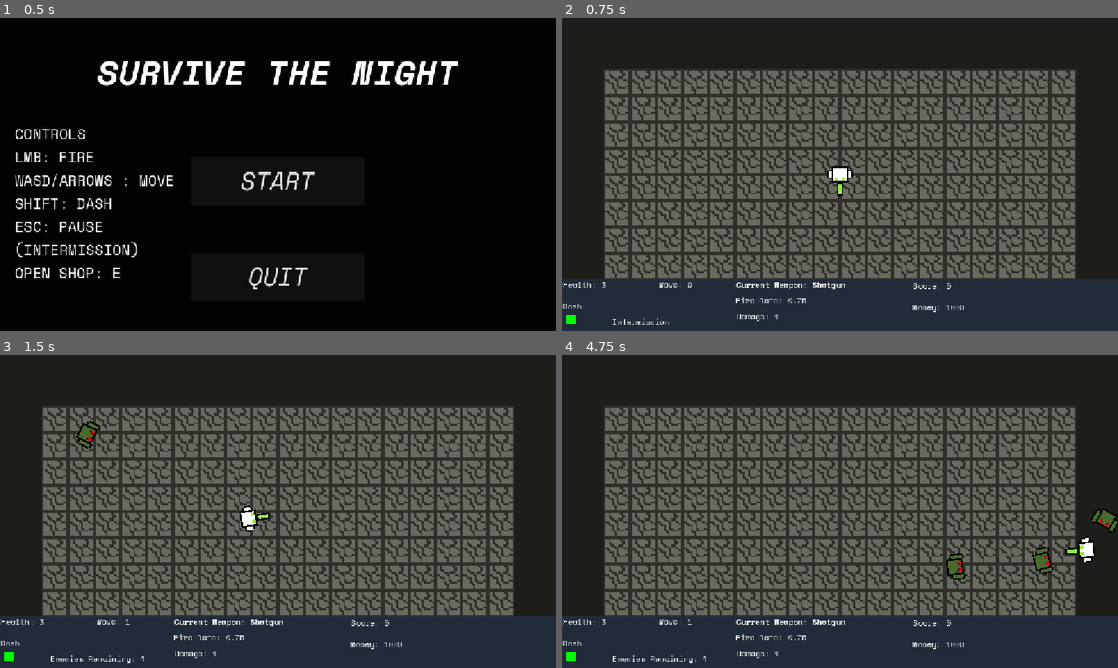
Above: before the commit, frames 1-4 (two rows, left to right).
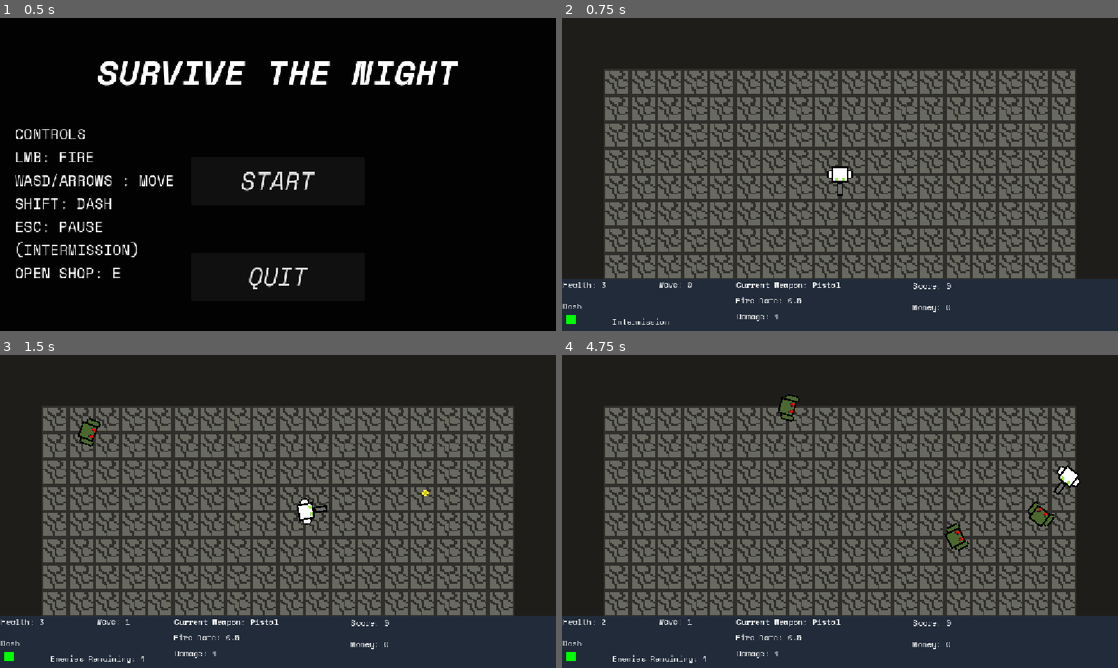
Above: after the commit, the same moments.

Repository: joseph-8220/CSCI4439PROJECT
Game: Godot game, scene res://scenes/area.tscn
Same seed, same stepped clock (60 frames per second), same inputs: the game is played once before the commit and once after it. Sound files missing from this copy of the repository are replaced by a short silence.
Inputs (mouse positions are in pixels of both pictures, inside the frame that each line leads up to):
- Up to frame 1 (0.5 s): no input
- Up to frame 2 (0.75 s): click "START" at 0.5 s
- Up to frame 3 (1.5 s): tap Enter (ui_accept) at 1.25 s; move the mouse to (400, 495) at 1.27 s; press the mouse at (400, 495) at 1.28 s; hold D (right) from 1.28 s (still down)
- Up to frame 4 (4.75 s): tap E (shop) at 1.52, 2.27, 3.77, 4.52 s; move the mouse to (728, 527) at 2.02 s; release D (right) at 2.03 s; release the mouse at (728, 527) at 2.03 s; hold S (down) 2.03-2.78 s; click (728, 527) at 2.1 s; move the mouse to (895, 442) at 2.77 s; hold D (right) 2.78-3.53 s; hold Shift (shift) 2.78-3.53 s; click (895, 442) at 3.05 s; move the mouse to (812, 574) at 3.52 s; hold W (up) 3.53-4.28 s; click (812, 574) at 3.6 s; move the mouse to (1006, 558) at 4.27 s; press the mouse at (1006, 558) at 4.28 s; hold A (left) from 4.28 s (still down)

Frame 1 is identical in both runs. In frame 2, 0.1% of the frame differs, in the area x 42-73%, y 53-94%; in frame 3, 0.8%; in frame 4, 2.0%, in the area x 7-100%, y 12-94%.

Commit message:
FINAL

Diff:
--- a/project.godot
+++ b/project.godot
@@ -83,3 +83,4 @@
 
 textures/canvas_textures/default_texture_filter=0
 rendering_device/driver.windows="d3d12"
+textures/vram_compression/import_etc2_astc=true
--- a/scenes/UI-pieces/pausemenu.tscn
+++ b/scenes/UI-pieces/pausemenu.tscn
@@ -69,7 +69,7 @@
 &"obfus": SubResource("Animation_eptsf")
 }
 
-[node name="pausemenu" type="Control" unique_id=2009030280]
+[node name="pausemenu" type="Control" unique_id=2009030280 groups=["win"]]
 process_mode = 3
 z_index = 5
 layout_mode = 3
--- /dev/null
+++ b/scenes/UI-pieces/winscreen.tscn
@@ -0,0 +1,119 @@
+[gd_scene format=3 uid="uid://bt8g1efma32b1"]
+
+[ext_resource type="Script" uid="uid://dq3lxgv1mq763" path="res://scripts/ui/winscreen.gd" id="1_s1hq8"]
+[ext_resource type="FontFile" uid="uid://buku1y8i73ps2" path="res://Space_Mono/SpaceMono-Regular.ttf" id="2_vxq1x"]
+[ext_resource type="FontFile" uid="uid://bf2mddpxyt30x" path="res://Space_Mono/SpaceMono-BoldItalic.ttf" id="3_u0rxk"]
+[ext_resource type="FontFile" uid="uid://c8yu5qgoffkfw" path="res://Space_Mono/SpaceMono-Bold.ttf" id="4_vxq1x"]
+
+[node name="winscreen" type="Control" unique_id=862076912]
+layout_mode = 3
+anchors_preset = 0
+offset_left = -20.0
+offset_top = -20.0
+offset_right = 20.0
+offset_bottom = 20.0
+script = ExtResource("1_s1hq8")
+
+[node name="ColorRect" type="ColorRect" parent="." unique_id=1883608248]
+layout_mode = 1
+anchors_preset = 8
+anchor_left = 0.5
+anchor_top = 0.5
+anchor_right = 0.5
+anchor_bottom = 0.5
+offset_left = -578.0
+offset_top = -324.0
+offset_right = 578.0
+offset_bottom = 324.0
+grow_horizontal = 2
+grow_vertical = 2
+color = Color(0, 0.61960787, 0, 0.40784314)
+
+[node name="PanelContainer" type="PanelContainer" parent="." unique_id=772090383]
+layout_mode = 1
+anchors_preset = 8
+anchor_left = 0.5
+anchor_top = 0.5
+anchor_right = 0.5
+anchor_bottom = 0.5
+offset_left = -171.0
+offset_top = 41.0
+offset_right = 171.0
+offset_bottom = 146.0
+grow_horizontal = 2
+grow_vertical = 2
+
+[node name="VBoxContainer" type="VBoxContainer" parent="PanelContainer" unique_id=501733940]
+layout_mode = 2
+
+[node name="ContinueButton" type="Button" parent="PanelContainer/VBoxContainer" unique_id=1854590829]
+layout_mode = 2
+theme_override_fonts/font = ExtResource("2_vxq1x")
+text = "CONTINUE IN ENDLESS MODE"
+
+[node name="RestartButton" type="Button" parent="PanelContainer/VBoxContainer" unique_id=1637785527]
+layout_mode = 2
+theme_override_fonts/font = ExtResource("2_vxq1x")
+text = "RESTART"
+
+[node name="QuitButton" type="Button" parent="PanelContainer/VBoxContainer" unique_id=464631054]
+layout_mode = 2
+theme_override_fonts/font = ExtResource("2_vxq1x")
+text = "QUIT"
+
+[node name="ColorRect2" type="ColorRect" parent="." unique_id=1509550069]
+layout_mode = 0
+offset_left = -198.0
+offset_top = -265.0
+offset_right = 234.0
+offset_bottom = -135.0
+color = Color(0, 0, 0, 0.40784314)
+
+[node name="ColorRect3" type="ColorRect" parent="." unique_id=511763991]
+layout_mode = 1
+anchors_preset = 5
+anchor_left = 0.5
+anchor_right = 0.5
+offset_left = -108.5
+offset_top = -97.0
+offset_right = 108.5
+offset_bottom = 33.0
+color = Color(0, 0, 0, 0.40784314)
+
+[node name="Label" type="Label" parent="." unique_id=1981510367]
+layout_mode = 1
+anchors_preset = 5
+anchor_left = 0.5
+anchor_right = 0.5
+offset_left = -184.0
+offset_top = -259.0
+offset_right = 184.0
+offset_bottom = -147.0
+grow_horizontal = 2
+theme_override_fonts/font = ExtResource("3_u0rxk")
+theme_override_font_sizes/font_size = 75
+text = "YOU WIN!"
+horizontal_alignment = 1
+
+[node name="StatLabel" type="Label" parent="." unique_id=2005818218]
+layout_mode = 1
+anchors_preset = 8
+anchor_left = 0.5
+anchor_top = 0.5
+anchor_right = 0.5
+anchor_bottom = 0.5
+offset_left = -108.5
+offset_top = -117.0
+offset_right = 108.5
+offset_bottom = 13.0
+grow_horizontal = 2
+grow_vertical = 2
+theme_override_fonts/font = ExtResource("4_vxq1x")
+text = "SCORE:
+WEAPON:"
+horizontal_alignment = 1
+vertical_alignment = 1
+
+[connection signal="pressed" from="PanelContainer/VBoxContainer/ContinueButton" to="." method="_on_continue_button_pressed"]
+[connection signal="pressed" from="PanelContainer/VBoxContainer/RestartButton" to="." method="_on_restart_button_pressed"]
+[connection signal="pressed" from="PanelContainer/VBoxContainer/QuitButton" to="." method="_on_quit_button_pressed"]
--- a/scenes/area.tscn
+++ b/scenes/area.tscn
@@ -10,6 +10,7 @@
 [ext_resource type="AudioStream" uid="uid://b25e6cl8gvcwr" path="res://sounds/coin.wav" id="6_ueojj"]
 [ext_resource type="AudioStream" uid="uid://0cen2hdnr1iv" path="res://sounds/blocked.wav" id="7_j4i6t"]
 [ext_resource type="AudioStream" uid="uid://dreemed3syjv0" path="res://sounds/click.wav" id="8_8pxb4"]
+[ext_resource type="PackedScene" uid="uid://bt8g1efma32b1" path="res://scenes/UI-pieces/winscreen.tscn" id="10_j4i6t"]
 
 [node name="area" type="Node2D" unique_id=2043200640 groups=["main"]]
 process_mode = 1
@@ -59,6 +60,16 @@
 stream = ExtResource("8_8pxb4")
 volume_db = -25.0
 
+[node name="winscreen" parent="CanvasLayer" unique_id=862076912 instance=ExtResource("10_j4i6t")]
+offset_left = 576.0
+offset_top = 324.0
+offset_right = 576.0
+offset_bottom = 324.0
+
+[node name="click" type="AudioStreamPlayer2D" parent="CanvasLayer/winscreen" unique_id=1014136937]
+stream = ExtResource("8_8pxb4")
+volume_db = -25.0
+
 [node name="CanvasLayer2" type="CanvasLayer" parent="." unique_id=1135224871]
 layer = 0
 
--- a/scripts/area.gd
+++ b/scripts/area.gd
@@ -24,9 +24,13 @@
 
 
 func onwaveup():
+	if wave == 8:
+		player.score += 500
+		player.money += 150
+		$CanvasLayer/winscreen.win()
 	if wave%3 == 0 and wave != 0:
 		pass
-	mobstospawn = roundi(6 * pow(1.6, wave - 1))
+	mobstospawn = roundi(6 * pow(1.40, wave - 1))
 	if spawn_time > .3:
 		spawn_time -= 0.15
 	print("spawn_time is now " , spawn_time)
--- a/scripts/character/character_weapons.gd
+++ /dev/null
@@ -1,26 +0,0 @@
-class_name characterWeapons
-extends Node2D
-
-@export var weapon_to_equip : PackedScene
-
-var current_weapon : weapon
-
-# @onready var character : player = $".."
-
-func _ready ():
-	pass
-
-func equip_weapon (weapon_scene : PackedScene):
-	if current_weapon:
-		unequip_weapon()
-	current_weapon = weapon_scene.instantiate()
-	add_child(current_weapon)
-	current_weapon.global_position = global_position
-	## current_weapon.owner_character = character
-	current_weapon._equip()
-
-func unequip_weapon ():
-	if not current_weapon:
-		return
-	current_weapon._unequip()
-	current_weapon.queue_free()
--- a/scripts/character/player.gd
+++ b/scripts/character/player.gd
@@ -9,10 +9,10 @@
 @export var friction_coeff : float = 8
 @export var playerhealth : int = 3
 @export var maxhealth: int = 3
-@export var money : int = 1000
+@export var money : int = 0
 @export var knockback_strength : float = 500
 @export var iframes_duration: float = .5
-@export var weaponid: int = 2
+@export var weaponid: int = 1
 @export var dmgbuffcount: int = 0
 @export var vitbuffcount: int = 0
 @export var spebuffcount: int = 0
--- /dev/null
+++ b/scripts/ui/winscreen.gd
@@ -0,0 +1,50 @@
+extends Control
+
+@onready var click: AudioStreamPlayer2D = $click
+var player: Node2D
+var world: Node2D
+
+func _ready() -> void:
+	player = get_tree().get_first_node_in_group("player")
+	world = get_tree().get_first_node_in_group("main")
+	hide()
+
+
+
+func _process(delta: float) -> void:
+	pass
+
+func win():
+	var weap: String
+	match player.weaponid:
+		1:
+			weap = "Pistol"
+		2:
+			weap = "Shotgun"
+		3:
+			weap = "Machine Gun"
+		4:
+			weap = "Crossbow"
+		_:
+			weap = "What?"
+	$StatLabel.text = "SCORE: " + str(player.score) + "\nWEAPON: " + weap
+	show()
+	click.play()
+	get_tree().paused = true
+	# play win sound effect if i feel like finding one
+
+
+
+func _on_continue_button_pressed() -> void:
+	get_tree().paused = false
+	hide()
+	click.play()
+
+
+
+func _on_restart_button_pressed() -> void:
+	get_tree().reload_current_scene()
+
+
+func _on_quit_button_pressed() -> void:
+	get_tree().quit()
Not shown, removed: scripts/character/character_weapons.gd.uid
Not shown, added: scripts/ui/winscreen.gd.uid
Not shown, added: survivethenight.console.exe
Not shown, added: survivethenight.exe
Not shown, added: survivethenight.pck
Not shown, added: survivethenight.zip
